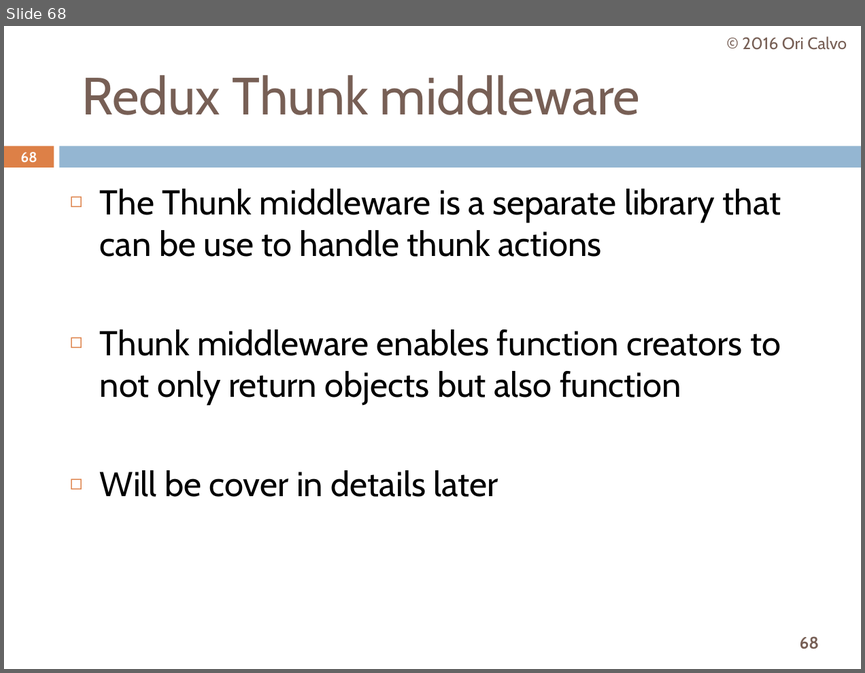
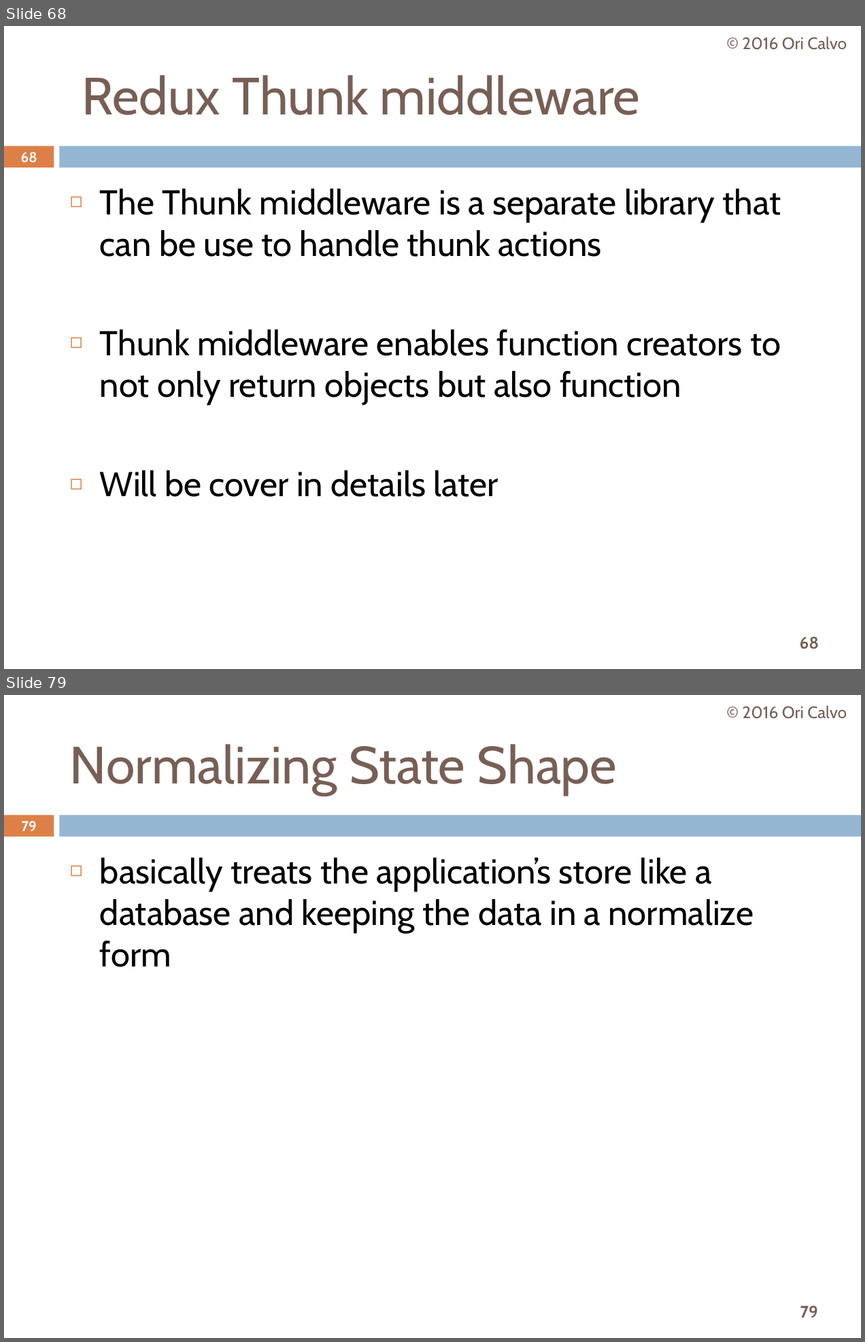
Before and after one commit to oricalvo/course-redux, a slide deck: Redux.pptx. Shown one above the other, each under a label of ours: slide 68 before the commit, slides 68 and 79 after it; the slides between them are not shown. The pictures are 865x673 and 865x1342 pixels, drawn with LibreOffice and Linux fonts; fonts in the diff are those of the drawing. Boxes give left, top, right and bottom in pixels: in the first picture for what was removed or moved away, otherwise in the second. Text is boxed around its words. In the diff, an @@ line names an element or a change of style, - is before the commit and + after.

```diff
--- a/Redux.pptx
+++ b/Redux.pptx
@@ slide 79 added at [4,695,861,1338], background #FFFFFF; not listed: 3 template elements that a slide beside it also shows @@
@@ text added at [742,705,847,719], 14 pt, text #775F55 @@
+© 2016 Ori Calvo
@@ title added at [70,744,617,795], 44 pt, text #775F55 @@
+Normalizing State Shape
@@ page number added at [22,821,37,831], 11.9 pt, text #FFFFFF, bold @@
+79
@@ text added at [100,858,753,967], 29 pt, text #000000 @@
+◻ basically treats the application’s store like a database and keeping the data in a normalize form
```
Also in this commit, not shown: 9 slides changed, 15 other slides added.
